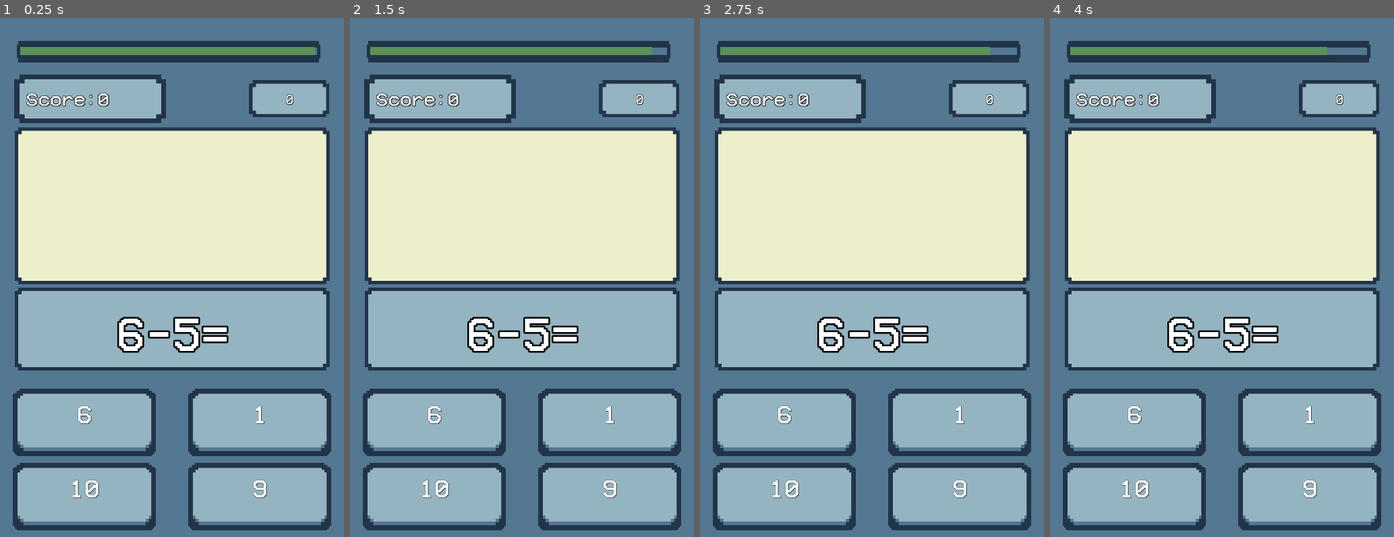
Above: before the commit, frames 1-4 (left to right).
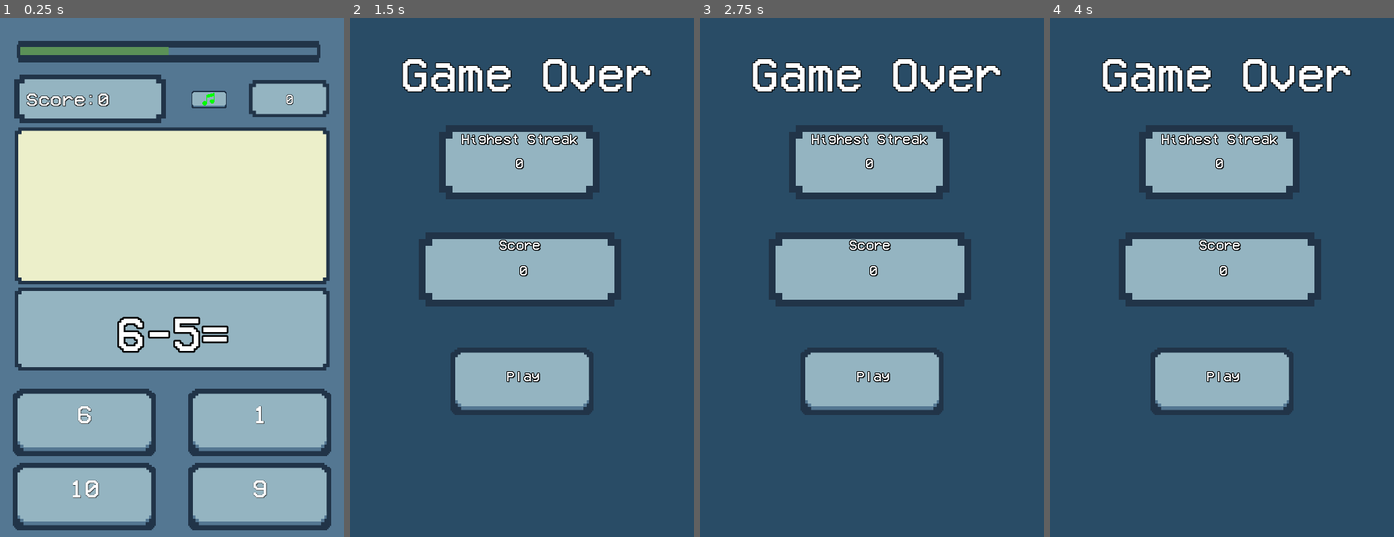
Above: after the commit, the same moments.

Repository: fnandoth/MathBreeze
Game: Godot game, scene res://scenes/game.tscn
Same seed, same stepped clock (60 frames per second), same inputs: the game is played once before the commit and once after it. This scene is started directly instead of the project's main scene.
Inputs:
- Up to frame 1 (0.25 s): no input
- Up to frame 2 (1.5 s): tap Enter at 1.25 s
- Up to frame 3 (2.75 s): tap Space at 2 s
- Up to frame 4 (4 s): tap Enter at 2.75 s; tap Space at 3.5 s

The runs differ from the first frame. In frame 1, 1.0% of the frame differs, in the area x 49-92%, y 5-18%; in frame 2, 97%, in the area x 0-100%, y 0-100%; in frame 3, 97%; in frame 4, 97%.

Commit message:
clean code, added animation bar and make some changes in the sound

Diff:
--- a/project.godot
+++ b/project.godot
@@ -26,4 +26,8 @@
 
 window/size/viewport_width=510
 window/size/viewport_height=770
-window/size/borderless=true
+
+[rendering]
+
+renderer/rendering_method="gl_compatibility"
+renderer/rendering_method.mobile="gl_compatibility"
--- a/scenes/charge.tscn
+++ b/scenes/charge.tscn
@@ -1,8 +1,46 @@
-[gd_scene load_steps=4 format=3 uid="uid://dv4bq23v62jvh"]
+[gd_scene load_steps=7 format=3 uid="uid://dv4bq23v62jvh"]
 
 [ext_resource type="Script" uid="uid://ce3j4u2jvqvrg" path="res://scripts/ProgresBar.gd" id="1_25ywb"]
 [ext_resource type="Texture2D" uid="uid://bmnheibbqicn0" path="res://img/capsula.png" id="1_jyajj"]
 [ext_resource type="Texture2D" uid="uid://deehgsmelaybv" path="res://img/barra.png" id="2_25ywb"]
+
+[sub_resource type="Animation" id="Animation_25ywb"]
+resource_name = "shake"
+length = 0.8
+loop_mode = 1
+tracks/0/type = "value"
+tracks/0/imported = false
+tracks/0/enabled = true
+tracks/0/path = NodePath("Capsule:rotation")
+tracks/0/interp = 1
+tracks/0/loop_wrap = true
+tracks/0/keys = {
+"times": PackedFloat32Array(0, 0.2, 0.4, 0.6, 0.8),
+"transitions": PackedFloat32Array(1, 1, 1, 1, 1),
+"update": 0,
+"values": [0.0, 0.0349066, 0.0, -0.0349066, 0.0]
+}
+
+[sub_resource type="Animation" id="Animation_76xf2"]
+length = 0.001
+tracks/0/type = "value"
+tracks/0/imported = false
+tracks/0/enabled = true
+tracks/0/path = NodePath("Capsule:rotation")
+tracks/0/interp = 1
+tracks/0/loop_wrap = true
+tracks/0/keys = {
+"times": PackedFloat32Array(0),
+"transitions": PackedFloat32Array(1),
+"update": 0,
+"values": [0.0]
+}
+
+[sub_resource type="AnimationLibrary" id="AnimationLibrary_cwcfk"]
+_data = {
+&"RESET": SubResource("Animation_76xf2"),
+&"shake": SubResource("Animation_25ywb")
+}
 
 [node name="Charge" type="Node2D"]
 script = ExtResource("1_25ywb")
@@ -16,3 +54,8 @@
 scale = Vector2(0.999664, 1.07371)
 texture = ExtResource("2_25ywb")
 centered = false
+
+[node name="Shake" type="AnimationPlayer" parent="."]
+libraries = {
+&"": SubResource("AnimationLibrary_cwcfk")
+}
--- a/scenes/game.tscn
+++ b/scenes/game.tscn
@@ -10,6 +10,8 @@
 [ext_resource type="Texture2D" uid="uid://bkpkvlaw4u3am" path="res://img/ui/racha.png" id="5_vtaks"]
 [ext_resource type="PackedScene" uid="uid://dv4bq23v62jvh" path="res://scenes/charge.tscn" id="6_gee14"]
 [ext_resource type="AudioStream" uid="uid://j4gbophubk5d" path="res://sound/514159__edwardszakal__distorted-beep-incorrect.mp3" id="6_u5sy4"]
+[ext_resource type="AudioStream" uid="uid://hvw0wywdcnsv" path="res://sound/Pixel.MP3" id="11_kvpfn"]
+[ext_resource type="PackedScene" uid="uid://ckr5lmmgvrgb2" path="res://scenes/music.tscn" id="12_dinhu"]
 
 [sub_resource type="LabelSettings" id="LabelSettings_iywne"]
 font = ExtResource("3_lnu2h")
@@ -159,3 +161,12 @@
 
 [node name="Incorrect" type="AudioStreamPlayer2D" parent="."]
 stream = ExtResource("6_u5sy4")
+
+[node name="BgMusic" type="AudioStreamPlayer" parent="."]
+stream = ExtResource("11_kvpfn")
+autoplay = true
+parameters/looping = true
+
+[node name="MusicBtn" parent="." instance=ExtResource("12_dinhu")]
+position = Vector2(310, 121)
+scale = Vector2(0.5, 0.5)
--- /dev/null
+++ b/scenes/music.tscn
@@ -0,0 +1,96 @@
+[gd_scene load_steps=8 format=3 uid="uid://ckr5lmmgvrgb2"]
+
+[ext_resource type="Script" uid="uid://b531yi5o6up3w" path="res://scripts/music.gd" id="1_ejojg"]
+[ext_resource type="Texture2D" uid="uid://pdxvbsvbgxin" path="res://img/btn/buttom-b.png" id="2_mobtd"]
+[ext_resource type="Texture2D" uid="uid://ci7xyv0nph8yi" path="res://img/btn/topbb.png" id="3_keplp"]
+[ext_resource type="Texture2D" uid="uid://fmfwmnubsvsj" path="res://img/musicW.png" id="4_ejojg"]
+
+[sub_resource type="Animation" id="Animation_1bdt2"]
+length = 0.001
+tracks/0/type = "value"
+tracks/0/imported = false
+tracks/0/enabled = true
+tracks/0/path = NodePath(".:position")
+tracks/0/interp = 1
+tracks/0/loop_wrap = true
+tracks/0/keys = {
+"times": PackedFloat32Array(0),
+"transitions": PackedFloat32Array(1),
+"update": 0,
+"values": [Vector2(0, 8)]
+}
+
+[sub_resource type="Animation" id="Animation_i7y4x"]
+resource_name = "press"
+length = 0.3
+tracks/0/type = "value"
+tracks/0/imported = false
+tracks/0/enabled = true
+tracks/0/path = NodePath(".:position")
+tracks/0/interp = 1
+tracks/0/loop_wrap = true
+tracks/0/keys = {
+"times": PackedFloat32Array(0, 0.15, 0.3),
+"transitions": PackedFloat32Array(1, 1, 1),
+"update": 0,
+"values": [Vector2(0, 8), Vector2(0, 20), Vector2(0, 8)]
+}
+
+[sub_resource type="AnimationLibrary" id="AnimationLibrary_8m7bo"]
+_data = {
+&"RESET": SubResource("Animation_1bdt2"),
+&"press": SubResource("Animation_i7y4x")
+}
+
+[node name="Node" type="Node2D"]
+script = ExtResource("1_ejojg")
+
+[node name="Base" type="Sprite2D" parent="."]
+scale = Vector2(0.25, 0.245)
+texture = ExtResource("2_mobtd")
+
+[node name="Topbb" type="Sprite2D" parent="Base"]
+position = Vector2(0, 8)
+texture = ExtResource("3_keplp")
+
+[node name="MusicIcon" type="TextureRect" parent="Base/Topbb"]
+offset_left = -80.0
+offset_top = -89.6327
+offset_right = 432.0
+offset_bottom = 422.367
+scale = Vector2(0.3, 0.3)
+texture = ExtResource("4_ejojg")
+
+[node name="press" type="AnimationPlayer" parent="Base"]
+root_node = NodePath("../Topbb")
+libraries = {
+&"": SubResource("AnimationLibrary_8m7bo")
+}
+
+[node name="Control" type="Control" parent="Base"]
+layout_mode = 3
+anchors_preset = 15
+anchor_right = 1.0
+anchor_bottom = 1.0
+offset_left = -211.5
+offset_top = -102.5
+offset_right = -211.5
+offset_bottom = -102.5
+grow_horizontal = 2
+grow_vertical = 2
+metadata/_edit_use_anchors_ = true
+
+[node name="Button" type="Button" parent="Base/Control"]
+modulate = Color(1, 1, 1, 0)
+self_modulate = Color(1, 1, 1, 0)
+layout_mode = 1
+anchors_preset = -1
+anchor_left = -0.00118203
+anchor_top = 0.00223994
+anchor_right = 0.998818
+anchor_bottom = 1.00224
+grow_horizontal = 2
+grow_vertical = 2
+metadata/_edit_use_anchors_ = true
+
+[connection signal="pressed" from="Base/Control/Button" to="." method="_on_button_pressed"]
--- a/scripts/ProgresBar.gd
+++ b/scripts/ProgresBar.gd
@@ -5,8 +5,9 @@
 
 @onready var CapsuleSprite = $Capsule
 @onready var BarSprite = $Capsule/Bar
+@onready var Aplayer = $Shake
+
 var TweenAnim: Tween
-var ShakeTween: Tween
 
 var TiempoTotal: float = 30.0
 var TiempoActual: float = 30.0
@@ -16,8 +17,6 @@
 var ShakeActivo: bool = false
 var RotacionOriginal: float = 0.0
 var UmbralShake: float = 15.0
-var MaxRotacion: float = 2.5
-var FrecuenciaShake: float = 1.5  # Frecuencia fija
 
 
 func _ready():
@@ -50,29 +49,12 @@
 
 func IniciarShake():
 	ShakeActivo = true
-	if ShakeTween:
-		ShakeTween.kill()
-	CrearTweenOscilacion()
-
-
-func CrearTweenOscilacion():
-	ShakeTween = create_tween()
-	ShakeTween.set_loops()
-
-	# Oscilación continua con frecuencia fija
-	ShakeTween.tween_property(CapsuleSprite, "rotation_degrees",
-		RotacionOriginal + MaxRotacion, 0.5 / FrecuenciaShake).set_trans(Tween.TRANS_SINE).set_ease(Tween.EASE_IN_OUT)
-	ShakeTween.tween_property(CapsuleSprite, "rotation_degrees",
-		RotacionOriginal - MaxRotacion, 1.0 / FrecuenciaShake).set_trans(Tween.TRANS_SINE).set_ease(Tween.EASE_IN_OUT)
-	ShakeTween.tween_property(CapsuleSprite, "rotation_degrees",
-		RotacionOriginal, 0.5 / FrecuenciaShake).set_trans(Tween.TRANS_SINE).set_ease(Tween.EASE_IN_OUT)
+	Aplayer.play("shake")
 
 
 func DetenerShake():
 	ShakeActivo = false
-	if ShakeTween:
-		ShakeTween.kill()
-		ShakeTween = null
+	Aplayer.stop()
 
 	var RestoreTween = create_tween()
 	RestoreTween.tween_property(CapsuleSprite, "rotation_degrees", RotacionOriginal, 0.2)
--- a/scripts/game.gd
+++ b/scripts/game.gd
@@ -7,6 +7,8 @@
 @onready var History = $UI/Control/BoxHistory
 @onready var Charger = $Charge
 @onready var StreakLabel = $UI/TopBar/Streak/StreakLabel
+@onready var Music = $BgMusic
+@onready var MusicIcon: TextureRect = $MusicBtn/Base/Topbb/MusicIcon
 
 # Options (buttons)
 @onready var Option1Label = $UI/GridContainer/Option1/Base/Topbb/Label
@@ -23,18 +25,19 @@
 var TimeLeft: float = 30.0
 var LineHeight := 48
 #var StrakeCount: int = 0
+var MusicState: bool = true
 
 # Animation states
 var IsAnswerProcessing: bool = false
 var FeedbackTween: Tween
 var NextProblemReady: bool = true
 
-# Pre-generation variables
 var NextProblemData: Dictionary
 var NextOptionsData: Array
 
 
 func _ready():
+	MusicIcon.modulate = Color(0, 1, 0)
 	StartNewGame()
 	Charger.TiempoAgotado.connect(OnTiempoAgotado)
 
@@ -59,7 +62,7 @@
 	PreGenerateNextProblem()
 	DisplayCurrentProblem()
 
-	Charger.EstablecerTiempoTotal(30.0)
+	Charger.EstablecerTiempoTotal(0.5)
 	Charger.ReiniciarTiempo()
 
 
@@ -99,6 +102,14 @@
 func GameOver():
 	get_tree().change_scene_to_file("res://scenes/game_over.tscn")
 
+func StopMusic():
+	if MusicState:
+		Music.stop()
+		MusicIcon.modulate = Color.BLACK
+	else:
+		Music.play()
+		MusicIcon.modulate = Color.GREEN
+	MusicState = !MusicState
 
 func OnOptionSelected(SelectedValue: String):
 	if IsAnswerProcessing:
@@ -118,7 +129,7 @@
 		Global.Score += 1
 		Global.Streak += 1
 		CorrectSound.play()
-		Charger.AgregarTiempoExtra(0.5)
+		Charger.AgregarTiempoExtra(10.0)
 	else:
 		if Global.Streak > Global.HighestScore:
 			Global.HighestStreak = Global.Streak
--- /dev/null
+++ b/scripts/music.gd
@@ -0,0 +1,40 @@
+extends Node2D
+
+@onready var animation = $Base/press
+
+var IsButtonLocked: bool = false
+const MinimalCooldownTime: float = 0.05
+var CooldownTimer: Timer
+
+
+func _ready():
+	CooldownTimer = Timer.new()
+	add_child(CooldownTimer)
+	CooldownTimer.one_shot = true
+	CooldownTimer.timeout.connect(_on_cooldown_end)
+
+
+func _on_button_pressed():
+	if IsButtonLocked:
+		return
+	animation.play("press")
+	var GameNode = get_parent().StopMusic()
+
+	start_minimal_cooldown()
+
+
+
+func start_minimal_cooldown():
+	IsButtonLocked = true
+	CooldownTimer.start(MinimalCooldownTime)
+
+
+func _on_cooldown_end():
+	IsButtonLocked = false
+
+
+func _on_button_pressed_instant():
+	var GameNode = get_parent().get_parent().get_parent()
+	if GameNode.IsAnswerProcessing:
+		return
+	animation.play("press")
Not shown, changed: export_presets.cfg
Not shown, added: img/music.png.import
Binary file added: img/musicW.png
Not shown, added: img/musicW.png.import
Not shown, added: img/ui/musical-note.svg.import
Not shown: 1 places in scenes/game.tscn that only renumber resources
Not shown, added: scripts/music.gd.uid
Not shown, added: sound/Pixel.MP3.import
Not shown, added: builds/win/mathbreeze.exe
Not shown, added: builds/win/mathbreeze.pck
Not shown, added: img/ui/CrystalDiskInfo9_7_2.exe
Not shown, added: img/ui/CrystalMarkRetro2_0_6Ads.exe
(and 1 more such lines)
